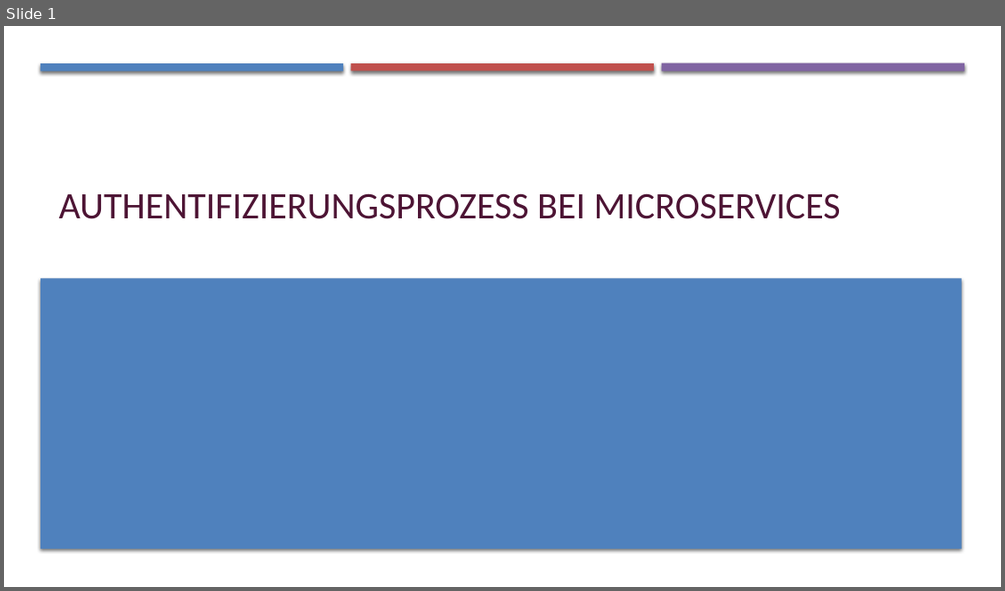
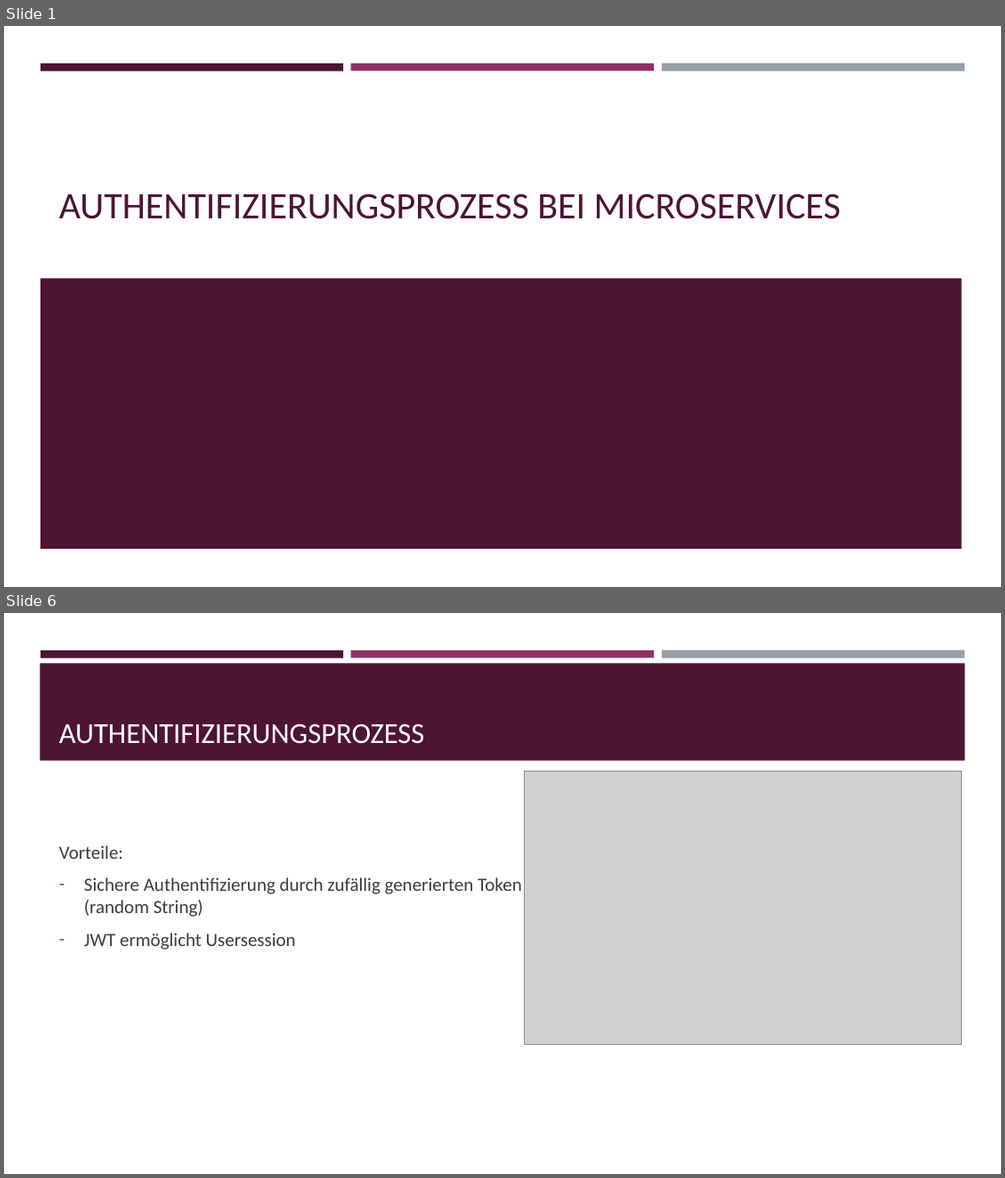
Before and after one commit to abcshmedu/pbl-gruppe-42, a slide deck: VortragSA.pptx. Shown one above the other, each under a label of ours: slide 1 before the commit, slides 1 and 6 after it; the slides between them are not shown. The pictures are 1005x591 and 1005x1178 pixels, drawn with LibreOffice and Linux fonts; fonts in the diff are those of the drawing; grey boxes stand for pictures. Boxes give left, top, right and bottom in pixels: in the first picture for what was removed or moved away, otherwise in the second. Text is boxed around its words. In the diff, an @@ line names an element or a change of style, - is before the commit and + after.

```diff
--- a/VortragSA.pptx
+++ b/VortragSA.pptx
@@ slide 6 added at [4, 613, 1001, 1174], background #FFFFFF; not listed: 3 template elements that a slide beside it also shows @@
@@ rectangle added at [40, 663, 965, 761], fill #4D1434 @@
@@ title added at [59, 724, 425, 744], 28 pt, text #FFFFFF @@
+AUTHENTIFIZIERUNGSPROZESS
@@ picture added at [525, 771, 961, 1045] @@
@@ text added at [59, 845, 522, 949], 18 pt, text #3D3D3D @@
+Vorteile:
+– Sichere Authentifizierung durch zufällig generierten Token (random String)
+– JWT ermöglicht Usersession
@@ slide 1 changed as well @@
@@ rectangle at [40, 63, 343, 70]: fill #4F81BD to #4D1434; shadow off @@
@@ rectangle at [351, 63, 654, 70]: fill #C0504D to #903163; shadow off @@
@@ rectangle at [662, 63, 964, 71]: fill #8064A2 to #969FA7; shadow off @@
@@ rectangle at [40, 278, 962, 548]: fill #4F81BD to #4D1434; shadow off @@
```
Also in this commit, not shown: 3 other slides changed, 5 other slides added, 1 slide removed.
